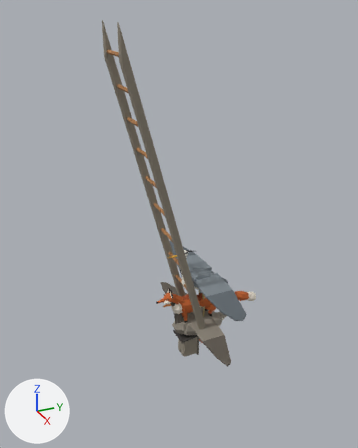
The glTF model games/la-petite-ligne/assets/modeles/faune.glb, before and after one commit.
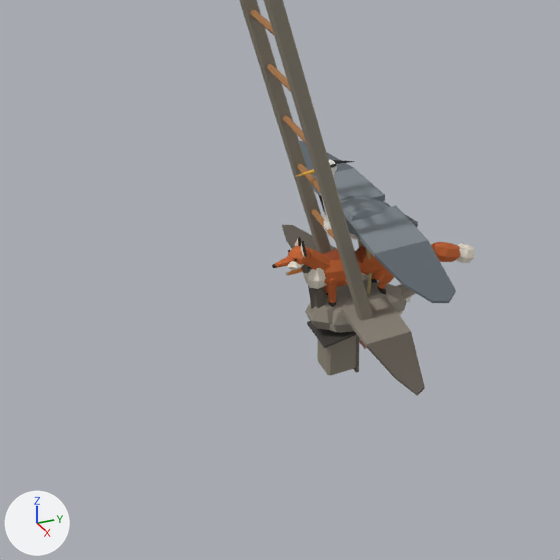
Each version appears first whole from a 50 mm lens placed at (3.93, -1.97, 3.2), pointed at (-0.2, -0.11, 1.14), and next in a close-up on the part from 6% to 83% of the width and 38% to 100% of the height. The axes (+X, +Y, +Z) are drawn at lower left. The lights are the same throughout. The older version's two pictures come first.

Names of what the first close-up shows: 'fox_mesh', 'goose_mesh', 'heron_mesh', 'ladder_wood', 'nest_box'.
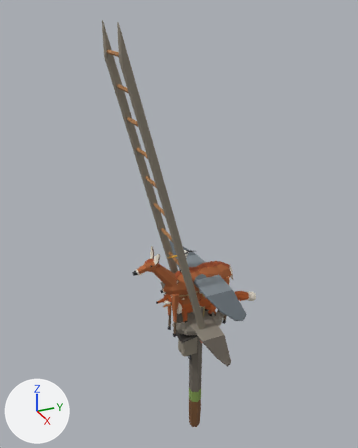
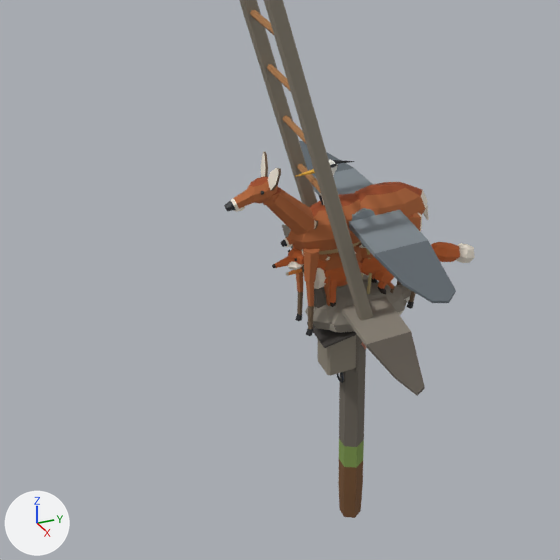
Location of each change, [x1, y1, x2, y2] in pixels of the close-ups (560 x 560 px):
'roe_deer_mesh', added (brown)
    after: [224, 152, 429, 336]
'mooring_post', added
    after: [337, 339, 366, 518]
'fawn_mesh', added (mostly hidden)
    after: [280, 220, 394, 306]

The change in detail:
Mesh me_roe_deer_mesh is new.
It has 534 vertices, 892 faces and spans x -0.122..0.122, y -0.684..0.431, z -0.003..1.006.
It uses material mat_lpl_palette.
Mesh me_mooring_post is new.
It has 85 vertices, 162 faces and spans x -0.07..0.07, y -0.082..0.061, z -1.4..0.02.
It uses material mat_lpl_palette.
Mesh me_fawn_mesh is new.
It has 538 vertices, 900 faces and spans x -0.082..0.082, y -0.405..0.28, z -0.003..0.665.
It uses material mat_lpl_palette.
Object 'roe_deer_mesh' (ob_roe_deer_mesh) is new; it shows me_roe_deer_mesh.
Its location is (0.0, 0.0, 0.0).
Object 'mooring_post' (ob_mooring_post) is new; it shows me_mooring_post.
Its location is (0.0, 0.0, 0.0).
Object 'fawn_mesh' (ob_fawn_mesh) is new; it shows me_fawn_mesh.
Its location is (0.0, 0.0, 0.0).
